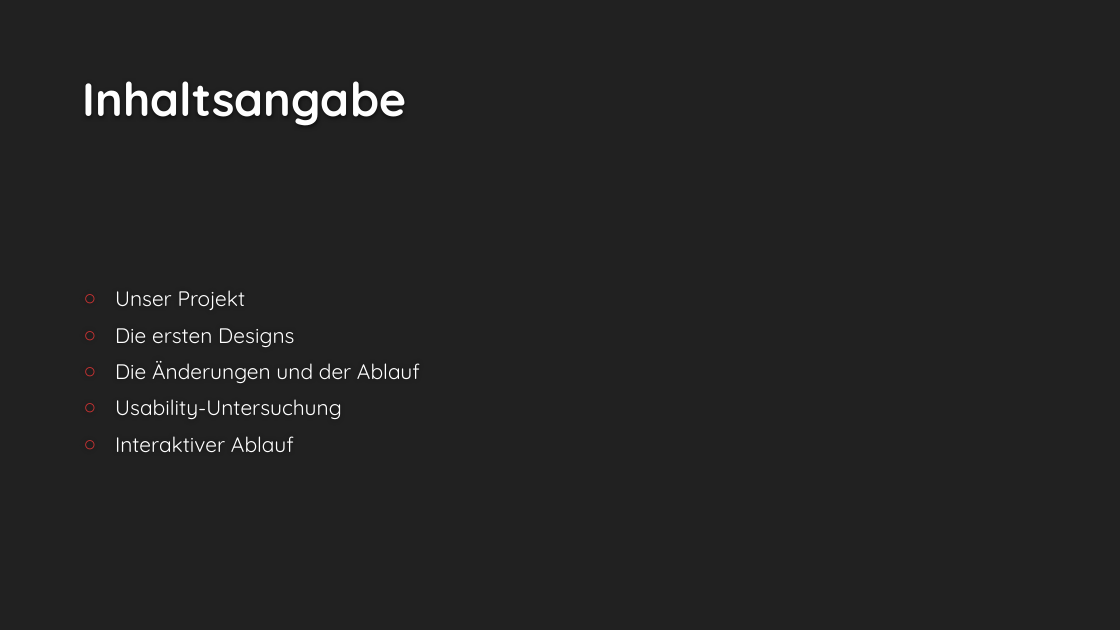
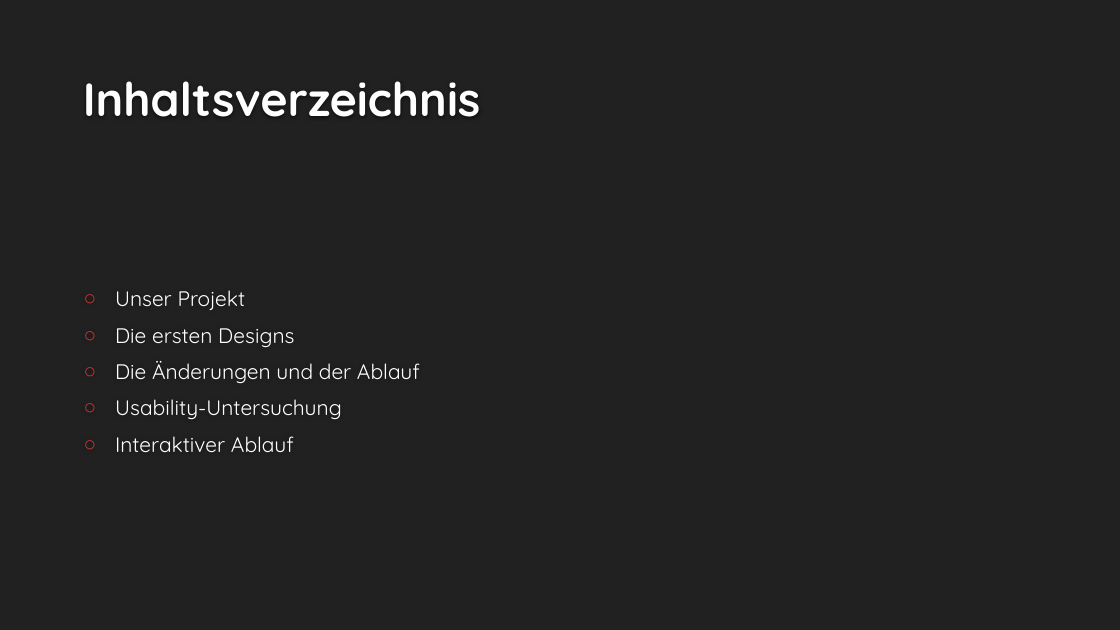
Before and after one commit to dasKamael/usability, a slide deck: slide 2 of Rate your Prof.pptx. Drawn at 1120x630 pixels with LibreOffice and Linux fonts; fonts in the diff are those of the drawing; background and template pictures are left out. Boxes give left, top, right and bottom in pixels: in the first picture for what was removed or moved away, otherwise in the second. Text is boxed around its words. In the diff, an @@ line names an element or a change of style, - is before the commit and + after.

Commit message:
anleitung

```diff
--- a/Rate your Prof.pptx
+++ b/Rate your Prof.pptx
@@ title at <box>83,81,481,117</box>: text changed @@
-Inhaltsangabe
+Inhaltsverzeichnis
```
